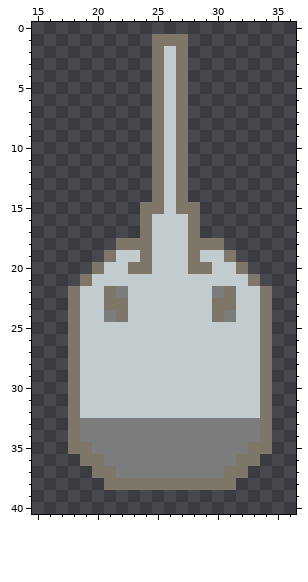
Pixel-art sprite -- static/images/canons/uno.png. Above is the file before it was changed.
The file is 51x51 pixels. Pixels under 10% opacity are left out. Shown: x 15..36, y 0..40.
The result:
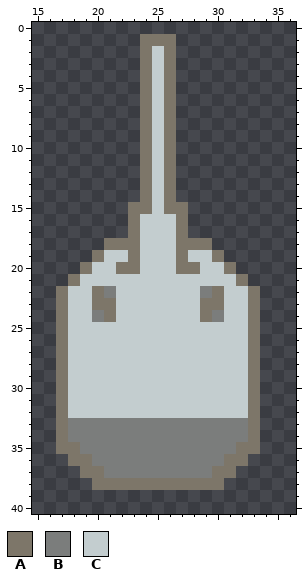
Palette (. is transparent): A #7d7669  B #7b7d7c  C #c3cdcf
What changed:
The edit adds colour A in rows 1 to 14 at x 24; in rows 15 to 17 at x 23; in row 18 at x 21; in row 19 at x 20; in row 20 at x 19; in row 21 at x 18.
The edit adds colour A in rows 22 to 35 at x 17; in row 36 at x 18; in row 37 at x 19; in row 38 at x 20.
Colour B gives way to colour A in row 22 at x 30; in row 24 at x 21; in rows 33 to 34 at x 33; in row 35 at x 32; in row 36 at x 31; in row 37 at x 30.
Colour C gives way to colour A in rows 2 to 15 at x 26; in rows 16 to 18 at x 27; in row 19 at x 23, 27 and 30; in row 20 at x 22, 27 and 31; in row 21 at x 32; in row 22 at x 20 and 33.
Colour C gives way to colour A in row 23 at x 20, 29 and 33; in row 24 at x 29 and 33; in rows 25 to 32 at x 33.
Colour A gives way to colour B in row 22 at x 21; in row 24 at x 30; in rows 33 to 34 at x 18; in row 35 at x 19; in row 36 at x 20; in row 37 at x 21.
Colour C gives way to colour B in row 22 at x 29; in row 24 at x 20.
Colour A gives way to colour C in rows 2 to 15 at x 25; in rows 16 to 18 at x 24; in row 19 at x 21, 24 and 28; in row 20 at x 20, 24 and 29; in row 21 at x 19; in row 22 at x 18 and 31.
Colour A gives way to colour C in row 23 at x 18, 22 and 31; in row 24 at x 18 and 22; in rows 25 to 32 at x 18.
Colour B gives way to colour C in row 22 at x 22; in row 24 at x 31.
Colour A is removed in rows 1 to 14 at x 27; in rows 15 to 17 at x 28; in row 18 at x 30; in row 19 at x 31; in row 20 at x 32; in row 21 at x 33.
Colour A is removed in rows 22 to 35 at x 34; in row 36 at x 33; in row 37 at x 32; in row 38 at x 31.
Boxes around the changes in both pictures, in picture pixels (x1, y1, x2, y2):
changed: (56, 34, 272, 490)
